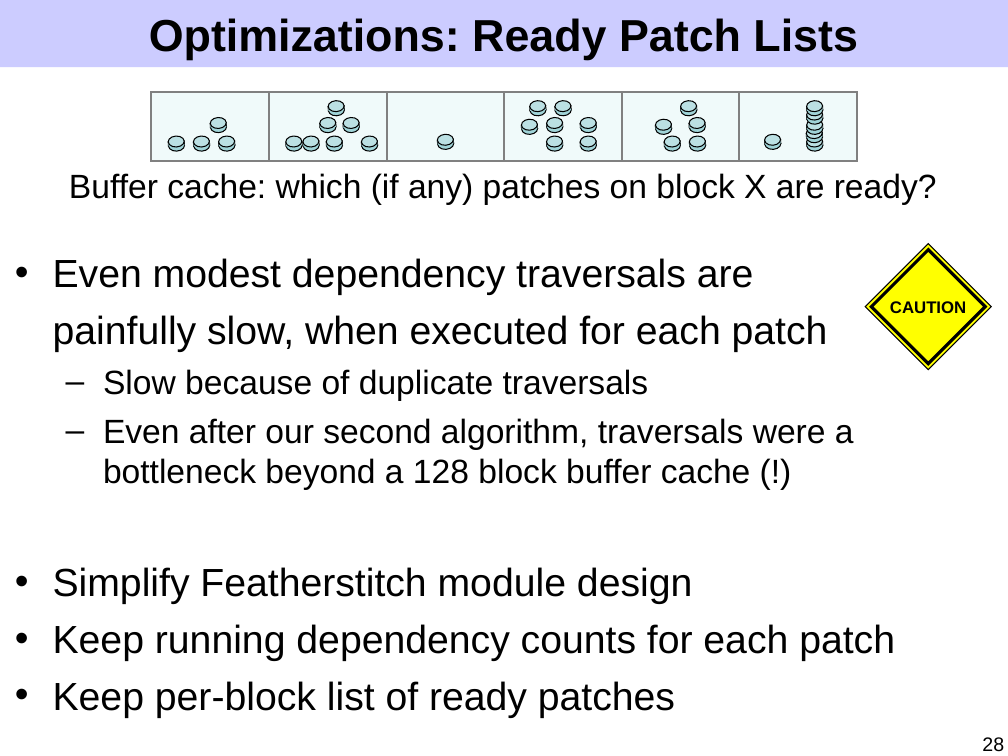
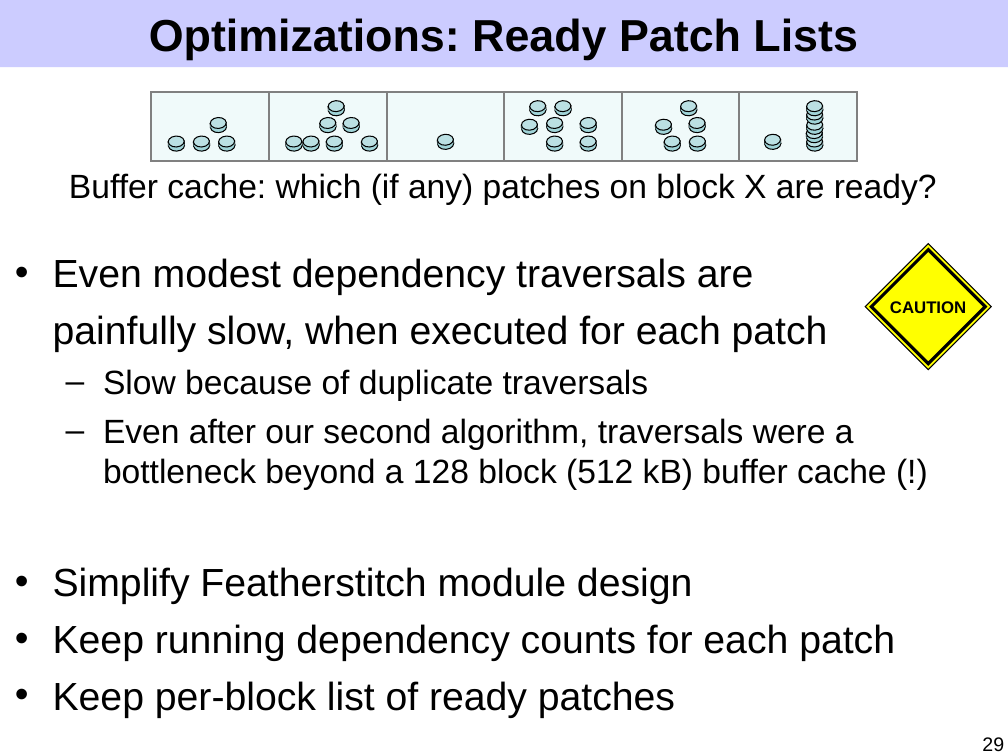
Before and after one commit to ucla-readable/fstitch-doc, a slide deck: slide 29 of sosp/pres.ppt (slide 28 before the commit). Drawn at 1008x756 pixels with LibreOffice and Linux fonts; fonts in the diff are those of the drawing. Boxes give left, top, right and bottom in pixels: in the first picture for what was removed or moved away, otherwise in the second. Text is boxed around its words. In the diff, an @@ line names an element or a change of style, - is before the commit and + after.

```diff
--- a/sosp/pres.ppt
+++ b/sosp/pres.ppt
@@ text at <box>103,418,887,490</box>: text changed @@
-  – Even after our second algorithm, traversals were a bottleneck beyond a 128 block buffer cache (!)
+  – Even after our second algorithm, traversals were a bottleneck beyond a 128 block (512 kB) buffer cache (!)
@@ page number at <box>982,737,1004,752</box>: text changed @@
-28
+29
```
Also in this commit, not shown: 12 other slides changed, 2 slides added.
